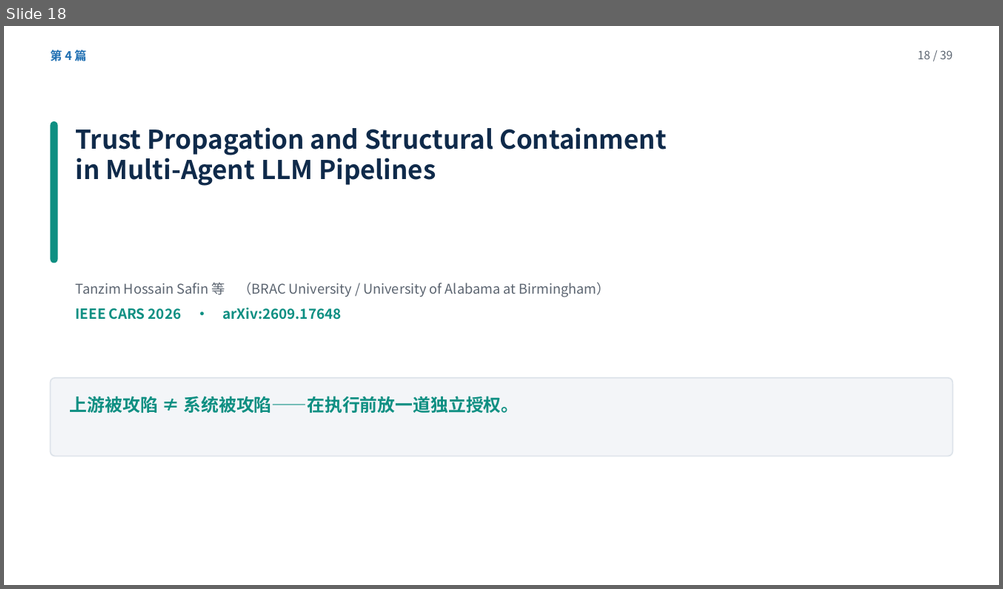
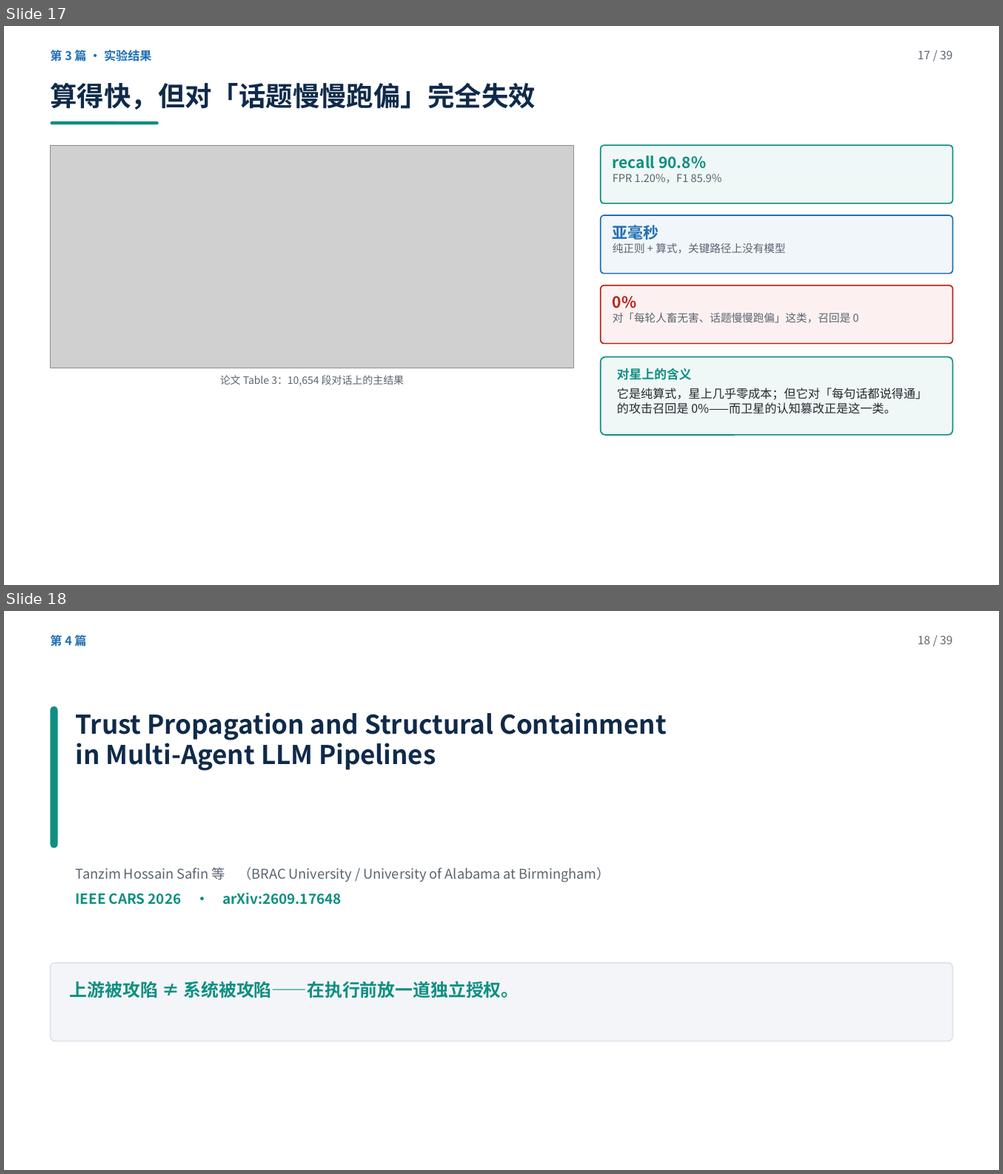
Before and after one commit to yiiiiiii1/multi-agent-remote-sensing, a slide deck: 阶段2-卫星多智能体防御/presentations/卫星多智能体安全调研汇报.pptx. Shown one above the other, each under a label of ours: slide 18 before the commit, slides 17 and 18 after it. The pictures are 1003x589 and 1003x1174 pixels, drawn with LibreOffice and Linux fonts; fonts in the diff are those of the drawing; grey boxes stand for pictures. Boxes give left, top, right and bottom in pixels: in the first picture for what was removed or moved away, otherwise in the second. Text is boxed around its words. In the diff, an @@ line names an element or a change of style, - is before the commit and + after.

Commit message:
换掉两篇：A1（workshop，防御被后来者盖住）→ Peak+Accumulation（多步检测+极轻）；B2 Design Patterns（无实验）→ SkyGuard（卫星，唯一可部署）。共 39 页，讲稿重编号为 28 分钟

```diff
--- a/阶段2-卫星多智能体防御/presentations/卫星多智能体安全调研汇报.pptx
+++ b/阶段2-卫星多智能体防御/presentations/卫星多智能体安全调研汇报.pptx
@@ slide 17 added at box(4, 26, 999, 585), background #FFFFFF @@
@@ text added at box(50, 48, 151, 64), 11.5 pt, text #1F6FB2, bold @@
+第 3 篇 · 实验结果
@@ text added at box(917, 50, 952, 59), 11 pt, text #5B6470 @@
+17 / 39
@@ text added at box(50, 83, 535, 110), 26 pt, text #0F2A4A, bold @@
+算得快，但对「话题慢慢跑偏」完全失效
@@ rounded rectangle added at box(51, 121, 159, 124), fill #0E8F82 @@
@@ picture added at box(51, 145, 573, 368) @@
@@ rounded rectangle added at box(600, 145, 952, 204), fill #EFF8F6, outline #0E8F82 1.2 pt @@
@@ text added at box(612, 156, 722, 183), 10.5 pt, text #5B6470 @@
+recall 90.8%
+FPR 1.20%，F1 85.9%
@@ rounded rectangle added at box(600, 215, 952, 274), fill #F1F6FB, outline #1F6FB2 1.2 pt @@
@@ text added at box(612, 225, 785, 253), 10.5 pt, text #5B6470 @@
+亚毫秒
+纯正则 + 算式，关键路径上没有模型
@@ rounded rectangle added at box(600, 286, 952, 344), fill #FCF1F0, outline #B3261E 1.2 pt @@
@@ text added at box(612, 296, 859, 323), 10.5 pt, text #5B6470 @@
+0%
+对「每轮人畜无害、话题慢慢跑偏」这类，召回是 0
@@ rounded rectangle added at box(600, 358, 952, 436), fill #EFF8F6, outline #0E8F82 1.2 pt @@
@@ text added at box(220, 375, 404, 386), 10 pt, text #5B6470 @@
+论文 Table 3：10,654 段对话上的主结果
@@ text added at box(617, 368, 927, 414), 11.5 pt, text #22272E @@
+对星上的含义
+它是纯算式，星上几乎零成本；但它对「每句话都说得通」的攻击召回是 0%——而卫星的认知篡改正是这一类。
```
Also in this commit, not shown: 21 slides changed, 6 other slides added, 7 slides removed, 27 other files.
